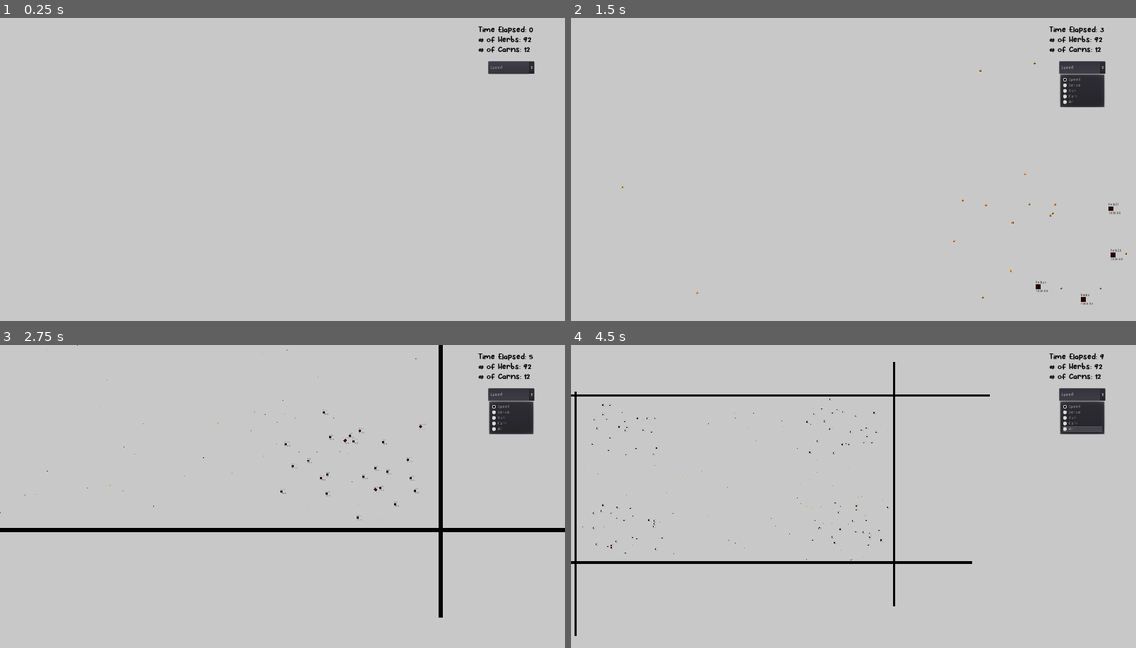
Above: before the commit, frames 1-4 (two rows, left to right).
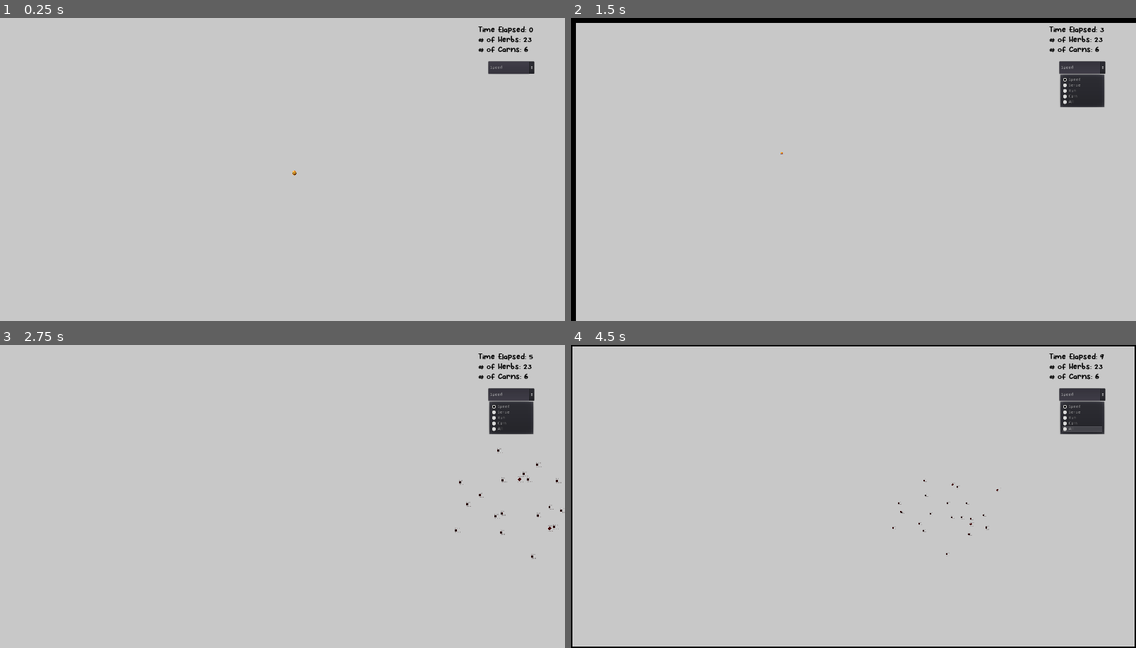
Above: after the commit, the same moments.

Repository: SachJay/LifeSimulator
Game: Godot game, scene res://Scenes/World.tscn
The game is run twice, just before and just after one commit, with the same random seed, the same clock (stepped at 60 frames per second) and the same inputs.
Inputs:
- Up to frame 1 (0.25 s): no input
- Up to frame 2 (1.5 s): click "Speed" at 0.5 s; tap Enter at 1.25 s; hold Right (run_right) from 1.28 s (still down); hold Z (zoom_in) from 1.28 s (still down)
- Up to frame 3 (2.75 s): release Right (run_right) at 2.03 s; release Z (zoom_in) at 2.03 s; hold S (run_down) from 2.03 s (still down); tap X (zoom_out) at 2.1 s
- Up to frame 4 (4.5 s): release S (run_down) at 2.78 s; hold Right (run_right) 2.78-3.53 s; hold Z (zoom_in) 2.78-3.53 s; hold Up (run_up) 3.53-4.28 s; tap X (zoom_out) at 3.6 s; hold Left (run_left) from 4.28 s (still down); hold Z (zoom_in) from 4.28 s (still down)

The runs differ from the first frame. In frame 1, less than 0.1% of the frame differs, in the area x 51-95%, y 6-52%; in frame 2, 2.7%; in frame 3, 2.4%; in frame 4, 3.4%, in the area x 0-100%, y 0-100%.

Commit message:
finished run trait and automated zoom, started food evolution

Diff:
--- a/app/Scenes/World.tscn
+++ b/app/Scenes/World.tscn
@@ -97,259 +97,10 @@
 [node name="carnivore2" parent="animalGroup" instance=ExtResource( 6 )]
 position = Vector2( 3034, 870 )
 
-[node name="herb24" parent="animalGroup" instance=ExtResource( 2 )]
-position = Vector2( -3834, 832 )
-
-[node name="herb25" parent="animalGroup" instance=ExtResource( 2 )]
-position = Vector2( -3275, 590 )
-
-[node name="herb26" parent="animalGroup" instance=ExtResource( 2 )]
-position = Vector2( -3125, 716 )
-
-[node name="herb27" parent="animalGroup" instance=ExtResource( 2 )]
-position = Vector2( -3067, 917 )
-
-[node name="herb28" parent="animalGroup" instance=ExtResource( 2 )]
-position = Vector2( -2939, 1188 )
-
-[node name="herb29" parent="animalGroup" instance=ExtResource( 2 )]
-position = Vector2( -3381, 1488 )
-
-[node name="herb30" parent="animalGroup" instance=ExtResource( 2 )]
-position = Vector2( -3928, 1531 )
-
-[node name="herb31" parent="animalGroup" instance=ExtResource( 2 )]
-position = Vector2( -4423, 1479 )
-
-[node name="herb32" parent="animalGroup" instance=ExtResource( 2 )]
-position = Vector2( -4808, 1217 )
-
-[node name="herb33" parent="animalGroup" instance=ExtResource( 2 )]
-position = Vector2( -4870, 927 )
-
-[node name="herb34" parent="animalGroup" instance=ExtResource( 2 )]
-position = Vector2( -4865, 489 )
-
-[node name="herb35" parent="animalGroup" instance=ExtResource( 2 )]
-position = Vector2( -4327, 175 )
-
-[node name="herb36" parent="animalGroup" instance=ExtResource( 2 )]
-position = Vector2( -3710, 221 )
-
-[node name="herb37" parent="animalGroup" instance=ExtResource( 2 )]
-position = Vector2( -4319, 503 )
-
-[node name="herb38" parent="animalGroup" instance=ExtResource( 2 )]
-position = Vector2( -4086, 566 )
-
-[node name="herb39" parent="animalGroup" instance=ExtResource( 2 )]
-position = Vector2( -4537, 634 )
-
-[node name="herb40" parent="animalGroup" instance=ExtResource( 2 )]
-position = Vector2( -4412, 1040 )
-
-[node name="herb41" parent="animalGroup" instance=ExtResource( 2 )]
-position = Vector2( -3535, 582 )
-
-[node name="herb42" parent="animalGroup" instance=ExtResource( 2 )]
-position = Vector2( -3417, 952 )
-
-[node name="herb43" parent="animalGroup" instance=ExtResource( 2 )]
-position = Vector2( -3773, 1101 )
-
-[node name="herb44" parent="animalGroup" instance=ExtResource( 2 )]
-position = Vector2( -4113, 1160 )
-
-[node name="herb45" parent="animalGroup" instance=ExtResource( 2 )]
-position = Vector2( -3433, 1176 )
-
-[node name="herb46" parent="animalGroup" instance=ExtResource( 2 )]
-position = Vector2( -3809, 582 )
-
-[node name="carnivore5" parent="animalGroup" instance=ExtResource( 6 )]
-position = Vector2( -4316, 876 )
-
-[node name="carnivore8" parent="animalGroup" instance=ExtResource( 6 )]
-position = Vector2( -3601, 848 )
-
-[node name="herb47" parent="animalGroup" instance=ExtResource( 2 )]
-position = Vector2( -3813, -1987 )
-
-[node name="herb48" parent="animalGroup" instance=ExtResource( 2 )]
-position = Vector2( -3254, -2229 )
-
-[node name="herb49" parent="animalGroup" instance=ExtResource( 2 )]
-position = Vector2( -3104, -2103 )
-
-[node name="herb50" parent="animalGroup" instance=ExtResource( 2 )]
-position = Vector2( -3046, -1902 )
-
-[node name="herb51" parent="animalGroup" instance=ExtResource( 2 )]
-position = Vector2( -2918, -1631 )
-
-[node name="herb52" parent="animalGroup" instance=ExtResource( 2 )]
-position = Vector2( -3360, -1331 )
-
-[node name="herb53" parent="animalGroup" instance=ExtResource( 2 )]
-position = Vector2( -3907, -1288 )
-
-[node name="herb54" parent="animalGroup" instance=ExtResource( 2 )]
-position = Vector2( -4402, -1340 )
-
-[node name="herb55" parent="animalGroup" instance=ExtResource( 2 )]
-position = Vector2( -4787, -1602 )
-
-[node name="herb56" parent="animalGroup" instance=ExtResource( 2 )]
-position = Vector2( -4849, -1892 )
-
-[node name="herb57" parent="animalGroup" instance=ExtResource( 2 )]
-position = Vector2( -4844, -2330 )
-
-[node name="herb58" parent="animalGroup" instance=ExtResource( 2 )]
-position = Vector2( -4306, -2644 )
-
-[node name="herb59" parent="animalGroup" instance=ExtResource( 2 )]
-position = Vector2( -4553, -2563 )
-
-[node name="herb60" parent="animalGroup" instance=ExtResource( 2 )]
-position = Vector2( -4298, -2316 )
-
-[node name="herb61" parent="animalGroup" instance=ExtResource( 2 )]
-position = Vector2( -4065, -2253 )
-
-[node name="herb62" parent="animalGroup" instance=ExtResource( 2 )]
-position = Vector2( -4516, -2185 )
-
-[node name="herb63" parent="animalGroup" instance=ExtResource( 2 )]
-position = Vector2( -4391, -1779 )
-
-[node name="herb64" parent="animalGroup" instance=ExtResource( 2 )]
-position = Vector2( -3514, -2237 )
-
-[node name="herb65" parent="animalGroup" instance=ExtResource( 2 )]
-position = Vector2( -3396, -1867 )
-
-[node name="herb66" parent="animalGroup" instance=ExtResource( 2 )]
-position = Vector2( -3752, -1718 )
-
-[node name="herb67" parent="animalGroup" instance=ExtResource( 2 )]
-position = Vector2( -4092, -1659 )
-
-[node name="herb68" parent="animalGroup" instance=ExtResource( 2 )]
-position = Vector2( -3412, -1643 )
-
-[node name="herb69" parent="animalGroup" instance=ExtResource( 2 )]
-position = Vector2( -3788, -2237 )
-
-[node name="herb70" parent="animalGroup" instance=ExtResource( 2 )]
-position = Vector2( 2437, -2019 )
-
-[node name="herb71" parent="animalGroup" instance=ExtResource( 2 )]
-position = Vector2( 2996, -2261 )
-
-[node name="herb72" parent="animalGroup" instance=ExtResource( 2 )]
-position = Vector2( 3146, -2135 )
-
-[node name="herb73" parent="animalGroup" instance=ExtResource( 2 )]
-position = Vector2( 3204, -1934 )
-
-[node name="herb74" parent="animalGroup" instance=ExtResource( 2 )]
-position = Vector2( 3332, -1663 )
-
-[node name="herb75" parent="animalGroup" instance=ExtResource( 2 )]
-position = Vector2( 2890, -1363 )
-
-[node name="herb76" parent="animalGroup" instance=ExtResource( 2 )]
-position = Vector2( 2343, -1320 )
-
-[node name="herb77" parent="animalGroup" instance=ExtResource( 2 )]
-position = Vector2( 1848, -1372 )
-
-[node name="herb78" parent="animalGroup" instance=ExtResource( 2 )]
-position = Vector2( 1463, -1634 )
-
-[node name="herb79" parent="animalGroup" instance=ExtResource( 2 )]
-position = Vector2( 1401, -1924 )
-
-[node name="herb80" parent="animalGroup" instance=ExtResource( 2 )]
-position = Vector2( 1406, -2362 )
-
-[node name="herb81" parent="animalGroup" instance=ExtResource( 2 )]
-position = Vector2( 1944, -2676 )
-
-[node name="herb82" parent="animalGroup" instance=ExtResource( 2 )]
-position = Vector2( 1744, -2582 )
-
-[node name="herb83" parent="animalGroup" instance=ExtResource( 2 )]
-position = Vector2( 1952, -2348 )
-
-[node name="herb84" parent="animalGroup" instance=ExtResource( 2 )]
-position = Vector2( 2185, -2285 )
-
-[node name="herb85" parent="animalGroup" instance=ExtResource( 2 )]
-position = Vector2( 1734, -2217 )
-
-[node name="herb86" parent="animalGroup" instance=ExtResource( 2 )]
-position = Vector2( 1859, -1811 )
-
-[node name="herb87" parent="animalGroup" instance=ExtResource( 2 )]
-position = Vector2( 2736, -2269 )
-
-[node name="herb88" parent="animalGroup" instance=ExtResource( 2 )]
-position = Vector2( 2854, -1899 )
-
-[node name="herb89" parent="animalGroup" instance=ExtResource( 2 )]
-position = Vector2( 2498, -1750 )
-
-[node name="herb90" parent="animalGroup" instance=ExtResource( 2 )]
-position = Vector2( 2158, -1691 )
-
-[node name="herb91" parent="animalGroup" instance=ExtResource( 2 )]
-position = Vector2( 2838, -1675 )
-
-[node name="herb92" parent="animalGroup" instance=ExtResource( 2 )]
-position = Vector2( 2462, -2269 )
-
-[node name="carnivore13" parent="animalGroup" instance=ExtResource( 6 )]
-position = Vector2( 1982, -2062 )
-
 [node name="foodGroup" type="Node" parent="."]
 
 [node name="food" parent="foodGroup" instance=ExtResource( 5 )]
-position = Vector2( 1254, 219 )
-
-[node name="food2" parent="foodGroup" instance=ExtResource( 5 )]
-position = Vector2( 1414, 643 )
-
-[node name="food5" parent="foodGroup" instance=ExtResource( 5 )]
-position = Vector2( 1684, 271 )
-
-[node name="food8" parent="foodGroup" instance=ExtResource( 5 )]
-position = Vector2( 1739, 754 )
-
-[node name="food9" parent="foodGroup" instance=ExtResource( 5 )]
-position = Vector2( 1993, 754 )
-
-[node name="food10" parent="foodGroup" instance=ExtResource( 5 )]
-position = Vector2( 1234, 813 )
-
-[node name="food11" parent="foodGroup" instance=ExtResource( 5 )]
-position = Vector2( 1102, 188 )
-
-[node name="food12" parent="foodGroup" instance=ExtResource( 5 )]
-position = Vector2( 2482, 419 )
-
-[node name="food6" parent="foodGroup" instance=ExtResource( 5 )]
-position = Vector2( 2229, 267 )
-
-[node name="food7" parent="foodGroup" instance=ExtResource( 5 )]
-position = Vector2( 2156, 531 )
-
-[node name="food3" parent="foodGroup" instance=ExtResource( 5 )]
-position = Vector2( 1049, 450 )
-
-[node name="food4" parent="foodGroup" instance=ExtResource( 5 )]
-position = Vector2( 2443, 774 )
+position = Vector2( -3946, -2009 )
 
 [node name="left" parent="." instance=ExtResource( 1 )]
 modulate = Color( 0, 0, 0, 1 )
@@ -365,13 +116,13 @@
 
 [node name="right" parent="." instance=ExtResource( 1 )]
 modulate = Color( 0, 0, 0, 1 )
-position = Vector2( 3747, -492 )
+position = Vector2( 6514, 384 )
 scale = Vector2( 0.5, 11 )
 collision_layer = 1
 
 [node name="down" parent="." instance=ExtResource( 1 )]
 modulate = Color( 0, 0, 0, 1 )
-position = Vector2( -415, 1869 )
+position = Vector2( 212, 3940 )
 scale = Vector2( 100, 0.1 )
 collision_layer = 1
 
@@ -459,7 +210,7 @@
 }
 
 [node name="MainCamera" type="Camera2D" parent="."]
-position = Vector2( 0, -11 )
+position = Vector2( -3984, -2020 )
 current = true
 
 [connection signal="timeout" from="Timer" to="." method="_on_Timer_timeout"]
--- a/app/Scenes/food.tscn
+++ b/app/Scenes/food.tscn
@@ -6,9 +6,12 @@
 [sub_resource type="RectangleShape2D" id=1]
 extents = Vector2( 8, 8 )
 
-[node name="food" type="Area2D"]
+[sub_resource type="CircleShape2D" id=2]
+radius = 136.0
+
+[node name="food" type="KinematicBody2D"]
 collision_layer = 4
-collision_mask = 4
+collision_mask = 0
 script = ExtResource( 2 )
 
 [node name="Sprite" type="Sprite" parent="."]
@@ -18,3 +21,15 @@
 
 [node name="CollisionShape2D" type="CollisionShape2D" parent="."]
 shape = SubResource( 1 )
+
+[node name="Timer" type="Timer" parent="."]
+autostart = true
+
+[node name="Area2D" type="Area2D" parent="."]
+collision_mask = 4
+
+[node name="CollisionShape2D" type="CollisionShape2D" parent="Area2D"]
+shape = SubResource( 2 )
+
+[connection signal="timeout" from="Timer" to="." method="_on_Timer_timeout"]
+[connection signal="body_entered" from="Area2D" to="." method="_on_Area2D_body_entered"]
--- a/app/Scripts/animal.gd
+++ b/app/Scripts/animal.gd
@@ -28,8 +28,8 @@
 var startingRunCoeff = 2.0
 var runCoeff = startingRunCoeff
 var runConstant = 0.04
-var runEnergyCoeff = 1.2
-var runVariance = 0.5
+var runEnergyCoeff = 1.1
+var runVariance = 0.3
 
 var currentRunCoeff = 1.0
 
--- a/app/Scripts/carnivore.gd
+++ b/app/Scripts/carnivore.gd
@@ -9,7 +9,7 @@
 	energy = startingEnergy
 	speedVariance = 300
 	senseVariance = 30
-	runVariance = 1.5
+	runVariance = 0.6
 	postreproduceAmount = 1
 	reproduceAmount = 1
 	maxAge = 10000
--- a/app/Scripts/food.gd
+++ b/app/Scripts/food.gd
@@ -1,8 +1,39 @@
-extends Area2D
+extends KinematicBody2D
 
+var rng = RandomNumberGenerator.new()
+
+var timedout = false
+var age = 0;
+var numOfSeedsNearBy = 0
 
 func _ready():
-	pass
+	rng.randomize()
+
+func _process(delta):
+	if timedout:
+		timedout = false
+
+func _on_Timer_timeout():
+	timedout = true
+	age += 1
+
+	if numOfSeedsNearBy < 4 and age % 5 == 0:
+		create_child_food()
+
+func create_child_food():
+	var food = load("res://Scenes/food.tscn").instance()
+	set_next_gen_traits(food)
+
+	get_tree().get_root().get_node("World").get_node("foodGroup").call_deferred("add_child", food)
+	#get_tree().get_root().get_node("World").(animal)
+
+func set_next_gen_traits(animal):
+	animal.position.x = self.position.x + rng.randf_range(-100.0, 100.0)
+	animal.position.y = self.position.y + rng.randf_range(-100.0, 100.0)
 
 func die():
 	self.queue_free()
+
+func _on_Area2D_body_entered(body):
+	if body.name != self.name && "food" in body.name:
+		numOfSeedsNearBy+=1
--- a/app/Scripts/world.gd
+++ b/app/Scripts/world.gd
@@ -24,6 +24,9 @@
 var averageSpeed = 2000
 var averageSense = 50
 
+var cameraX = ProjectSettings.get_setting("display/window/size/width")
+var cameraY = ProjectSettings.get_setting("display/window/size/height")
+
 func _ready():
 	totalHerb.text = "# of Herbs: " + str(get_tree().get_nodes_in_group("herb").size())
 	totalCarn.text = "# of Carns: " + str(get_tree().get_nodes_in_group("carn").size())
@@ -40,8 +43,7 @@
 	print(str(maxX)+" "+str(maxY))
 
 func _process(delta):
-	camera.position.x += delta * (Input.get_action_strength("run_right") - Input.get_action_strength("run_left")) * 2000
-	camera.position.y -= delta * (Input.get_action_strength("run_up") - Input.get_action_strength("run_down")) * 2000
+
 	camera.zoom.x += delta * (Input.get_action_strength("zoom_in") - Input.get_action_strength("zoom_out")) * 5
 	camera.zoom.y += delta * (Input.get_action_strength("zoom_in") - Input.get_action_strength("zoom_out")) * 5
 	if(camera.zoom.x < 0.1):
@@ -50,16 +52,37 @@
 	if(camera.zoom.y < 0.1):
 		camera.zoom.y = 0.1
 
+	if(camera.zoom.x*cameraX > maxX - minX):
+		camera.zoom.x = (maxX - minX) / cameraX
+
+	if(camera.zoom.y*cameraY > maxY - minY):
+		camera.zoom.y = (maxY - minY) / cameraY
+
+	camera.position.x += delta * (Input.get_action_strength("run_right") - Input.get_action_strength("run_left")) * 2000
+	camera.position.y -= delta * (Input.get_action_strength("run_up") - Input.get_action_strength("run_down")) * 2000
+
+	if camera.position.y < minY+(cameraY*camera.zoom.y)/2:
+		camera.position.y = minY+(cameraY*camera.zoom.y)/2
+
+	if camera.position.y > maxY-(cameraY*camera.zoom.y)/2:
+		camera.position.y = maxY-(cameraY*camera.zoom.y)/2
+
+	if camera.position.x < minX+(cameraX*camera.zoom.x)/2:
+		camera.position.x = minX+(cameraX*camera.zoom.x)/2
+
+	if camera.position.x > maxX-(cameraX*camera.zoom.x)/2:
+		camera.position.x = maxX-(cameraX*camera.zoom.x)/2
+
 func _on_Timer_timeout():
 	counter+=1
 
 	if counter % 1 == 0:
-
-		for n in range(1,20):
-			var food = load("res://Scenes/food.tscn").instance()
-			food.position.x = rng.randf_range(minX+offset, maxX-offset)
-			food.position.y = rng.randf_range(minY+offset, maxY-offset)
-			self.get_node("foodGroup").add_child(food)
+#
+#		for n in range(1,20):
+#			var food = load("res://Scenes/food.tscn").instance()
+#			food.position.x = rng.randf_range(minX+offset, maxX-offset)
+#			food.position.y = rng.randf_range(minY+offset, maxY-offset)
+#			self.get_node("foodGroup").add_child(food)
 		timeElapsedLabel.text = "Time Elapsed: " + str(counter)
 
 	if counter % 10 == 0:
Not shown: 1 places in app/Scenes/food.tscn that only renumber resources
